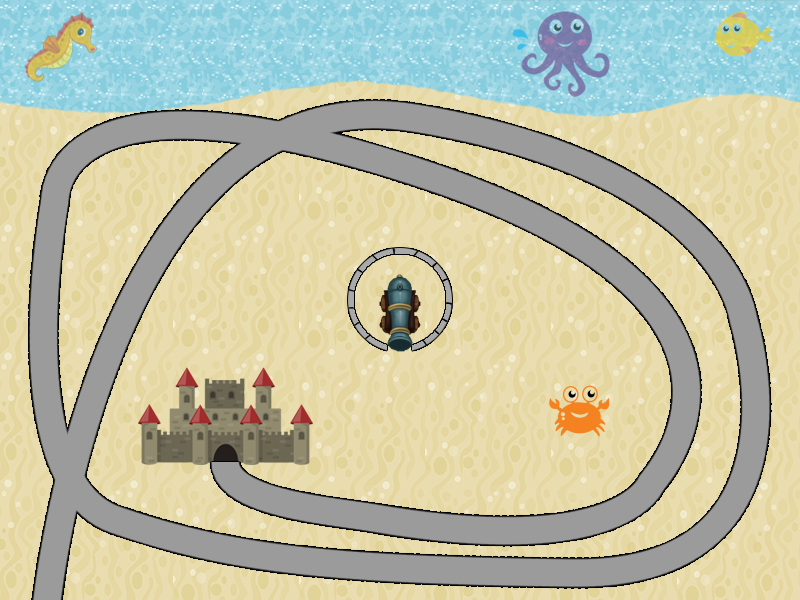
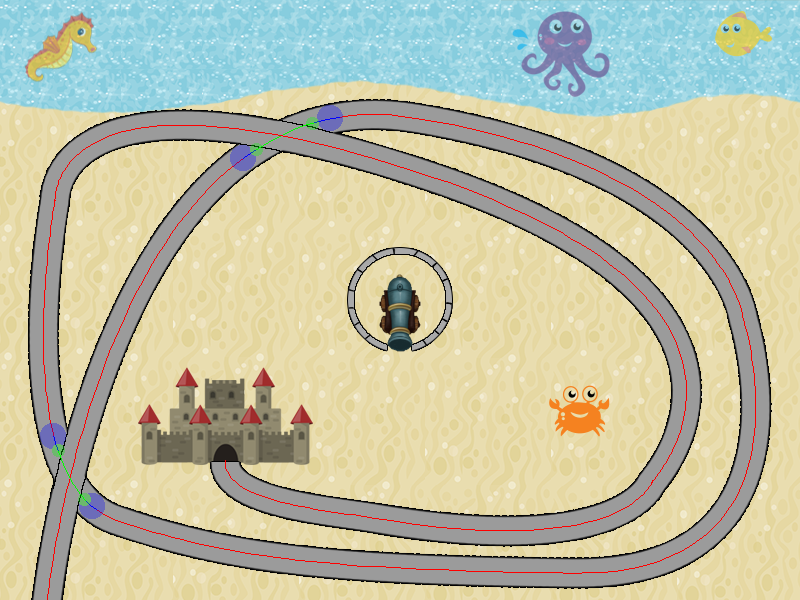
Before/after of a 800×600 layered artwork. What changed in the layer stack:
added layer "Camada 1" (30%) above "Heatmap 2" over [40, 105, 343, 519]
moved "Heatmap 2" above "Heatmap 1", painted on it over [43, 125, 687, 567]
moved "Heatmap 1" above "Limites", painted on it over [47, 114, 756, 600]
showed "Limites" over [53, 120, 333, 513]
